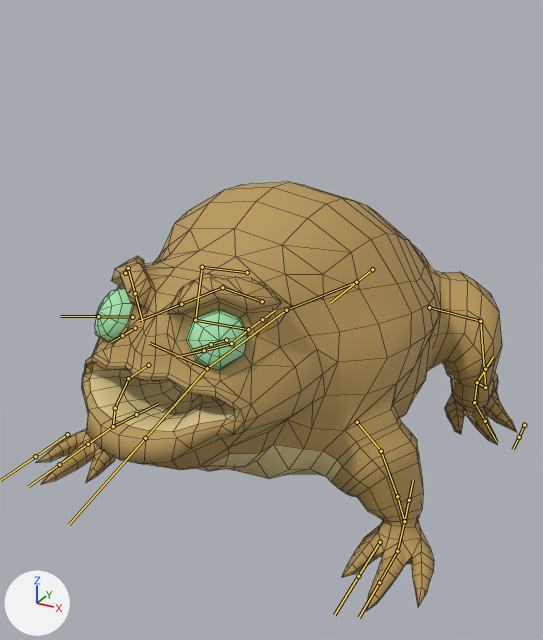
The FBX model Assets/Models/Characters/Enemies/frog.fbx: old version first, new version second.
The view is the same before and after, from a camera (50 mm lens) standing at (2.12, -4.11, 2.97) and looking at (0.04, -0.33, 1.09). The axes (+X, +Y, +Z) are drawn at lower left. The lights are the same throughout. The bones that bend it are drawn over the model as lines. Mesh edges are drawn as thin lines.

The first picture shows 'Froggo'.
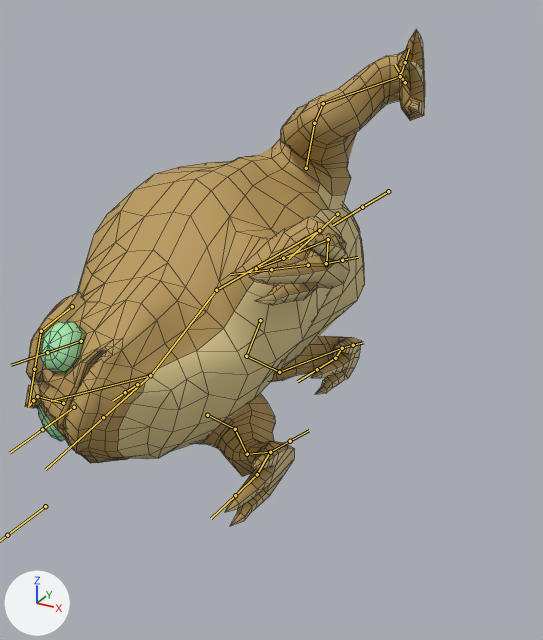
The newer file adds an action. The first version stands in its rest pose; the second is drawn at frame 17 of the action 'Armature|Dying'.

Boxes (x1, y1, x2, y2) around the edits, measured in the pictures (543 x 640 px):
'Froggo', posed (17% narrower, 16% taller)
    before: (36, 182, 517, 611)
    after: (25, 29, 425, 526)
bone 'control', root to tip
    before: (372, 269) to (330, 303)
    after: (337, 214) to (289, 258)
bone 'upperBody', root to tip
    before: (286, 310) to (205, 369)
    after: (216, 290) to (149, 377)
bone 'jaw', root to tip
    before: (207, 368) to (145, 438)
    after: (150, 375) to (103, 417)
bone 'head', root to tip
    before: (207, 368) to (149, 343)
    after: (150, 375) to (51, 401)
bone 'backBrow_L', root to tip
    before: (262, 301) to (222, 287)
    after: (72, 306) to (41, 331)
bone 'backBrow_R', root to tip
    before: (125, 273) to (128, 268)
    after: (63, 403) to (37, 396)
bone 'upperArm_L', root to tip
    before: (381, 451) to (397, 496)
    after: (283, 258) to (328, 239)
bone 'lowerArm_L', root to tip
    before: (397, 496) to (404, 521)
    after: (328, 239) to (326, 264)
bone 'hand_L', root to tip
    before: (404, 521) to (397, 551)
    after: (326, 264) to (308, 265)
bone 'shoulder_R', root to tip
    before: (148, 365) to (128, 378)
    after: (207, 415) to (235, 429)
bone 'upperArm_R', root to tip
    before: (128, 378) to (115, 408)
    after: (235, 429) to (247, 454)
bone 'lowerArm_R', root to tip
    before: (115, 408) to (113, 426)
    after: (247, 454) to (270, 452)
bone 'hand_R', root to tip
    before: (113, 426) to (88, 444)
    after: (270, 452) to (257, 474)
bone 'upperLeg_L', root to tip
    before: (480, 321) to (485, 387)
    after: (314, 123) to (323, 103)
bone 'lowerLeg_L', root to tip
    before: (485, 387) to (477, 382)
    after: (323, 103) to (400, 76)
bone 'foot_L', root to tip
    before: (477, 382) to (474, 402)
    after: (400, 76) to (405, 82)
bone 'upperLeg_R', root to tip
    before: (202, 267) to (195, 320)
    after: (246, 356) to (279, 372)
bone 'lowerLeg_R', root to tip
    before: (195, 320) to (248, 329)
    after: (279, 372) to (342, 348)
bone 'foot_R', root to tip
    before: (248, 329) to (231, 343)
    after: (342, 348) to (335, 358)
bone 'toes_R', root to tip
    before: (231, 343) to (204, 350)
    after: (335, 358) to (317, 369)

The edits, one by one:
Bone 'control' (bone_control) moves from (0.0, 0.0, 0.0) to (0.333, 0.0, 0.432).
Bone 'control' (bone_control) turns from (0, 0, 0) to (-27, 67, -26) degrees about its own x, y and z.
Bone 'upperBody' (bone_upperbody) turns from (0, 0, 0) to (-9, -1, 1) degrees about its own x, y and z.
Bone 'jaw' (bone_jaw) turns from (0, 0, 0) to (18, -2, 10) degrees about its own x, y and z.
Bone 'jaw' (bone_jaw) is rescaled from (1.0, 1.0, 1.0) to (0.85, 0.85, 0.85).
Bone 'head' (bone_head) turns from (0, 0, 0) to (-1, -1, 0) degrees about its own x, y and z.
Bone 'backBrow_L' (bone_backbrow_l) moves from (0.0, 0.0, 0.0) to (-0.051, 0.003, 0.057).
Bone 'backBrow_R' (bone_backbrow_r) moves from (0.0, 0.0, 0.0) to (0.051, 0.001, 0.059).
Bone 'upperArm_L' (bone_upperarm_l) turns from (0, 0, 0) to (30, -110, -8) degrees about its own x, y and z.
Bone 'lowerArm_L' (bone_lowerarm_l) turns from (0, 0, 0) to (-42, -22, -54) degrees about its own x, y and z.
Bone 'hand_L' (bone_hand_l) turns from (0, 0, 0) to (-59, 36, -75) degrees about its own x, y and z.
Bone 'shoulder_R' (bone_shoulder_r) moves from (0.0, 0.0, 0.0) to (-0.045, -0.123, -0.015).
Bone 'shoulder_R' (bone_shoulder_r) turns from (0, 0, 0) to (-6, -7, 46) degrees about its own x, y and z.
Bone 'upperArm_R' (bone_upperarm_r) turns from (0, 0, 0) to (59, -12, -19) degrees about its own x, y and z.
Bone 'lowerArm_R' (bone_lowerarm_r) turns from (0, 0, 0) to (-23, 6, 28) degrees about its own x, y and z.
Bone 'hand_R' (bone_hand_r) turns from (0, 0, 0) to (15, -45, -35) degrees about its own x, y and z.
Bone 'upperLeg_L' (bone_upperleg_l) turns from (0, 0, 0) to (44, 3, 59) degrees about its own x, y and z.
Bone 'lowerLeg_L' (bone_lowerleg_l) turns from (0, 0, 0) to (-39, -9, -25) degrees about its own x, y and z.
Bone 'foot_L' (bone_foot_l) turns from (0, 0, 0) to (-11, -20, -3) degrees about its own x, y and z.
Bone 'upperLeg_R' (bone_upperleg_r) turns from (0, 0, 0) to (28, -29, 28) degrees about its own x, y and z.
Bone 'lowerLeg_R' (bone_lowerleg_r) turns from (0, 0, 0) to (-18, 2, 12) degrees about its own x, y and z.
Bone 'foot_R' (bone_foot_r) turns from (0, 0, 0) to (3, -30, -13) degrees about its own x, y and z.
Bone 'toes_R' (bone_toes_r) turns from (0, 0, 0) to (14, 2, -3) degrees about its own x, y and z.
